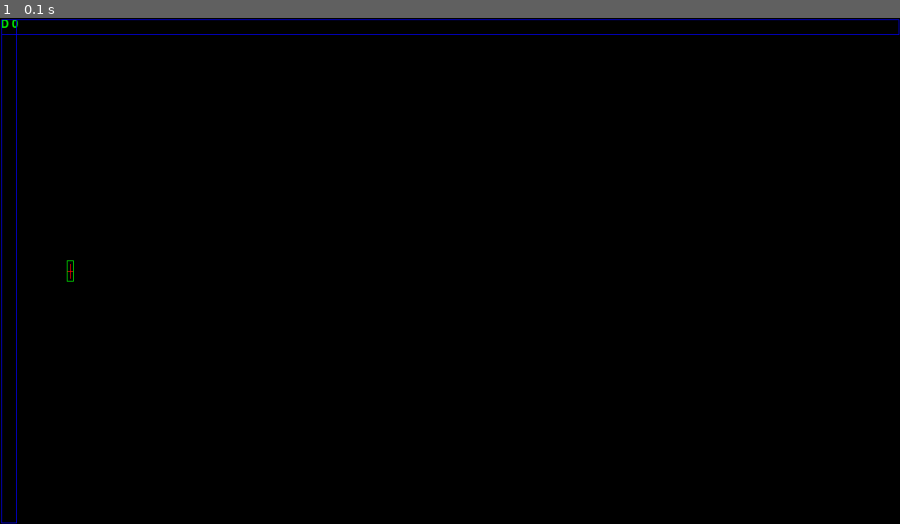
Above: before the commit, frame 1.
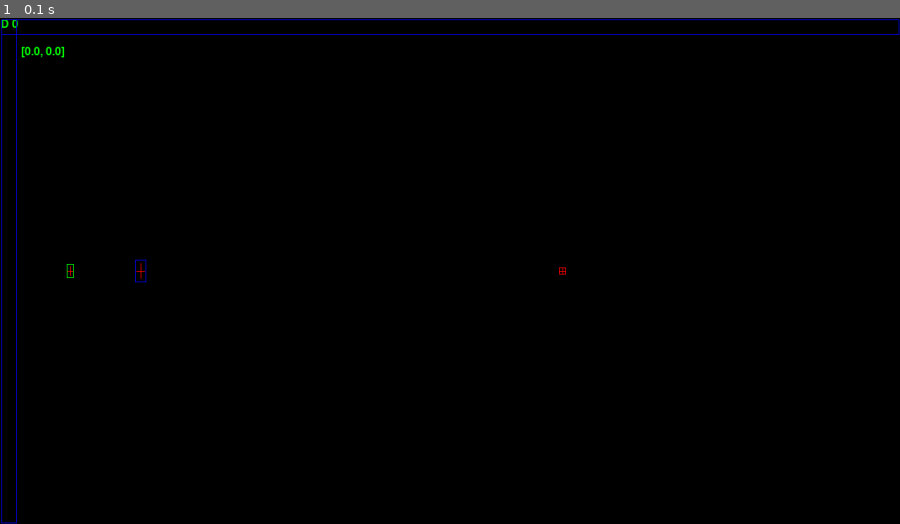
Above: after the commit, the same moment.

Repository: nicksementsov/nicktris
Game: pygame game, started from app.py
Same seed, same stepped clock (60 frames per second), same inputs: the game is played once before the commit and once after it.
Inputs:
- Up to frame 1 (0.1 s): no input

The runs differ from the first frame. In frame 1, 0.1% of the frame differs, in the area x 2-63%, y 5-53%.

Commit message:
Added a whole load of stuff

Diff:
--- a/app.py
+++ b/app.py
@@ -2,8 +2,10 @@
 import pygame
 
 import prop
+import character
 import inputmanager
 import controller
+import triscontroller
 import gamecommons as gc
 
 size = width, height = 1280, 720
@@ -47,14 +49,26 @@
 	# Game setup
 	GAME_COLOURS = gc.GAME_COLOURS()
 
-	playerOne = prop.Prop(True, 100, 360, 10, 30)
+	playerOne = prop.Prop(True, 100, 360, 10, 20)
+	playerTwo = character.Character(True, 200, 360, 16, 32)
+	playerThree = prop.Prop(True, 800, 360)
+
 	playerController = controller.Controller(playerOne)
+	playerControllerTwo = controller.Controller(playerTwo)
+	ntController = triscontroller.TrisController(playerThree)
 
 	inMan = inputmanager.InputManager()
 	inMan.addController(playerController)
+	inMan.addController(playerControllerTwo)
+	inMan.addController(ntController)
 
 	gameActors = [playerOne]
+	gameActors.append(playerTwo)
+	gameActors.append(playerThree)
+
 	gameControllers = [playerController]
+	gameControllers.append(playerControllerTwo)
+	gameControllers.append(ntController)
 
 	# TODO Joystick setup
 
@@ -99,10 +113,10 @@
 			actor.tick(frameTime)
 
 		# Test Collisions
-		for actor in gameActors:
+		'''for actor in gameActors:
 			collisions = actor.getRect().collidelistall(TEST_COLL)
 			for coll in collisions:
-				print(TEST_COLL[coll])
+				print(TEST_COLL[coll])'''
 
 
 		#****************************************************
@@ -116,13 +130,26 @@
 			debugText[1].top = 1
 			gameScreen.blit(debugText[0], debugText[1])
 
+
+
+			debugText = drawText(DEBUG_FONT,
+				str(playerOne.speed),
+				GAME_COLOURS.GREEN)
+
+			debugText[1].left = 30
+			debugText[1].top = 40
+			gameScreen.blit(debugText[0], debugText[1])
+
+			i = 0
+
 			for actor in gameActors:
 				pygame.draw.rect(gameScreen,
-					GAME_COLOURS.GREEN,
+					GAME_COLOURS.COLOURS[i],
 					actor.getRect(),
 					1)
 				arrowSurface = drawArrow(actor.getRect())
 				gameScreen.blit(arrowSurface, actor.getRect())
+				i += 1
 
 			for test_rect in TEST_COLL:
 				pygame.draw.rect(gameScreen,
--- /dev/null
+++ b/character.py
@@ -0,0 +1,34 @@
+# Character
+import prop
+
+class Character(prop.Prop):
+	"""Character with acceleration and momentum"""
+	def __init__(self, moveable=True, X=0, Y=0, Xs=10, Ys=10, maxSpeed=2.0, acceleration=0.1, deceleration=0.5):
+		super(Character, self).__init__(moveable, X, Y, Xs, Ys, maxSpeed)
+		self.acceleration = acceleration
+		self.deceleration = deceleration
+
+		self.rotation = [1.0, 0.0]
+		self.rotSpeed = 0.01
+
+	def push(self, direction, frameTime):
+		'''Push an Actor, respecting their acceleration'''
+		def apush(aDirection, aFrameTime, axis):
+			if (direction[axis] != self.rotation[axis]):
+				dirDif = direction[axis] - self.rotation[axis]
+				if (abs(dirDif) < 0.005):
+					self.rotation[axis] = direction[axis]
+				elif (dirDif > 0):
+					self.rotation[axis] += self.rotSpeed
+				elif (dirDif < 0):
+					self.rotation[axis] -= self.rotSpeed
+
+
+			if (aDirection[axis] != 0):
+				self.speed[axis] += self.rotation[axis] * self.acceleration
+				if (abs(self.speed[axis]) > self.maxSpeed * abs(self.rotation[axis])):
+					self.speed[axis] = self.maxSpeed * self.rotation[axis]
+
+
+		apush(direction, frameTime, 0)
+		apush(direction, frameTime, 1)
--- a/controller.py
+++ b/controller.py
@@ -1,4 +1,4 @@
-# Controller
+# Basic Controller
 from math import sqrt
 import gamecommons as gc
 import prop
@@ -7,9 +7,12 @@
 	"""Base controller for Nicktris props"""
 	def __init__(self, newProp=None):
 		super(Controller, self).__init__()
+
 		self.ownProp = None
 		if (newProp != None):
 			self.possess(newProp)
+		else:
+			self.possess(prop.Prop(True))
 
 		self.impulse = [0.0, 0.0] # X Y
 
@@ -34,21 +37,31 @@
 		elif (direction == 3):
 			self.impulse[0] += 1.0 * mod
 
-	def tick(self, frameTime):
-
+	def normImpulse(self):
+		'''Normalize impulse vector'''
 		newPush = self.impulse.copy()
-
 		if (abs(newPush[0]) == 1.0 and abs(newPush[1]) == 1.0):
 			ratio = sqrt(pow(1.0, 2.0) / 2.0)
 			newPush[0] *= ratio
 			newPush[1] *= ratio
+		return newPush
 
-		if (newPush[0] != 0.0):
-			self.ownProp.push((newPush[0], 0.0), frameTime)
-		else:
-			self.ownProp.speed[0] = 0.0
+	def applyImpulse(self, frameTime):
+		newPush = self.normImpulse()
+		self.ownProp.push((newPush[0], newPush[1]), frameTime)
+		# X
+		'''if (newPush[0] != 0.0):
+									self.ownProp.push((newPush[0], 0.0), frameTime)
+								else:
+									self.ownProp.speed[0] = 0.0
 
-		if (newPush[1] != 0.0):
-			self.ownProp.push((0.0, newPush[1]), frameTime)
-		else:
-			self.ownProp.speed[1] = 0.0
+								# Y
+								if (newPush[1] != 0.0):
+									self.ownProp.push((0.0, newPush[1]), frameTime)
+								else:
+									self.ownProp.speed[1] = 0.0'''
+
+	__applyImpulse = applyImpulse
+
+	def tick(self, frameTime):
+		self.applyImpulse(frameTime)
--- a/gamecommons.py
+++ b/gamecommons.py
@@ -2,7 +2,7 @@
 NTDEBUG = True
 SCREEN_X = 1280
 SCREEN_Y = 720
-MAXFPS = 60
+MAXFPS = 60.0
 
 # User keybinds by description
 USER_KEYS_DES = {	'HAT_N': 119,		# w
@@ -37,3 +37,4 @@
 		self.GREEN 	= 0,	 255,	0
 		self.RED	= 255,	 0,		0
 		self.BLUE 	= 0,	 0,		255
+		self.COLOURS = [self.GREEN, self.BLUE, self.RED, self.BLACK]
--- a/inputmanager.py
+++ b/inputmanager.py
@@ -20,21 +20,23 @@
 	def handleInput(self, newEvent, owner=0):
 		if (newEvent.type == pgc.KEYDOWN):
 			if (newEvent.key in gc.USER_KEYS_NUM.keys()):
-				self.pressKey(newEvent)
+				for controller in self.controllers:
+					self.pressKey(newEvent, controller)
 
 		elif (newEvent.type == pgc.KEYUP):
 			if (newEvent.key in gc.USER_KEYS_NUM.keys()):
-				self.releaseKey(newEvent)
+				for controller in self.controllers:
+					self.releaseKey(newEvent, controller)
 
-	def pressKey(self, newEvent):
+	def pressKey(self, newEvent, controller):
 		# Quit everything
 		if (newEvent.key == gc.USER_KEYS_DES.get('ESCAPE', None)):
 			event.post(event.Event(pgc.QUIT))
 
 		# Send a move event to an attached NTController
 		elif ('HAT_' in gc.USER_KEYS_NUM.get(newEvent.key, None)):
-			self.controllers[0].modHat(gc.CONTR_BINDS.get(newEvent.key, None), 1.0)
+			controller.modHat(gc.CONTR_BINDS.get(newEvent.key, None), 1.0)
 
-	def releaseKey(self, newEvent):
+	def releaseKey(self, newEvent, controller):
 		if ('HAT_' in gc.USER_KEYS_NUM.get(newEvent.key, None)):
-			self.controllers[0].modHat(gc.CONTR_BINDS.get(newEvent.key, None), -1.0)
+			controller.modHat(gc.CONTR_BINDS.get(newEvent.key, None), -1.0)
--- a/prop.py
+++ b/prop.py
@@ -5,7 +5,7 @@
 class Prop(object):
 	"""Basic Nicktris class that has presence in the game world"""
 
-	def __init__(self, moveable, X=0, Y=0, Xs=10, Ys=10, maxSpeed=2.0, acceleration=0.2, deceleration=0.5):
+	def __init__(self, moveable, X=0, Y=0, Xs=10, Ys=10, maxSpeed=2.0):
 		super(Prop, self).__init__()
 		self.X = X		# X Position
 		self.Y = Y		# Y Position
@@ -14,9 +14,6 @@
 
 		self.speed = [0.0, 0.0]
 		self.maxSpeed = maxSpeed
-		self.acceleration = acceleration
-		self.deceleration = deceleration
-
 		self.rect = self.makeRect()
 
 	def makeRect(self):
@@ -27,29 +24,33 @@
 	def getRect(self):
 		return self.rect
 
-	def move(self, newLoc):
+	def move(self):
+		newLoc = self.speed.copy()
 		self.X += newLoc[0]
 		self.Y += newLoc[1]
 		self.rect = self.makeRect()
 
 	def push(self, direction, frameTime):
-		if (direction[0] != 0):
-			self.speed[0] += ((direction[0] * self.acceleration) * frameTime)
-			if (abs(self.speed[0]) > self.maxSpeed * abs(direction[0])):
-				self.speed[0] = self.maxSpeed * direction[0]
-			'''elif (self.speed[0] < self.maxSpeed * direction[0]):
-				self.speed[0] = self.maxSpeed * direction[0]'''
+		'''Push an Actor, forcing them to move at max speed next tick'''
+		def apush(aDirection, frameTime, axis):
+			if (aDirection[axis] != 0.0):
+				self.speed[axis] = self.maxSpeed * aDirection[axis]
+				if (abs(self.speed[axis]) > self.maxSpeed * abs(aDirection[axis])):
+					self.speed[axis] = self.maxSpeed * aDirection[axis]
+			else:
+				pass
+				#self.speed[axis] = 0.0
+		print(direction)
+		if (direction != (0.0, 0.0)):
+			apush(direction, frameTime, 0)
+			apush(direction, frameTime, 1)
+		else:
+			self.speed = [0.0, 0.0]
 
-		if (direction[1] != 0):
-			self.speed[1] += ((direction[1] * self.acceleration) * frameTime)
-			if (abs(self.speed[1]) > self.maxSpeed * abs(direction[1])):
-				self.speed[1] = self.maxSpeed * direction[1]
-			'''elif (self.speed[1] < self.maxSpeed * direction[1]):
-				self.speed[1] = self.maxSpeed * direction[1]'''
+	__push = push
 
 	def slow(self, direction, frameTime):
 		self.speed[1]
 
 	def tick(self, frameTime):
-		print("Speed: " + str(self.speed))
-		self.move(self.speed)
+		self.move()
--- /dev/null
+++ b/triscontroller.py
@@ -0,0 +1,19 @@
+# TrisController
+import controller
+
+class TrisController(controller.Controller):
+	"""Subclass of controller for Nicktris game"""
+	def __init__(self, newProp=None):
+		super(TrisController, self).__init__(newProp)
+
+		self.jumpTime = 1000;
+		self.jumpTimer = 0.0
+		self.canJump = True
+
+	def applyImpulse(self, frameTime):
+		self.jumpTimer += frameTime
+		if (self.jumpTimer >= self.jumpTime):
+			self.ownProp.speed = [self.impulse[0] * 32, self.impulse[1] * 32]
+			self.jumpTimer = 0.0
+		else:
+			self.ownProp.speed = [0.0, 0.0]
